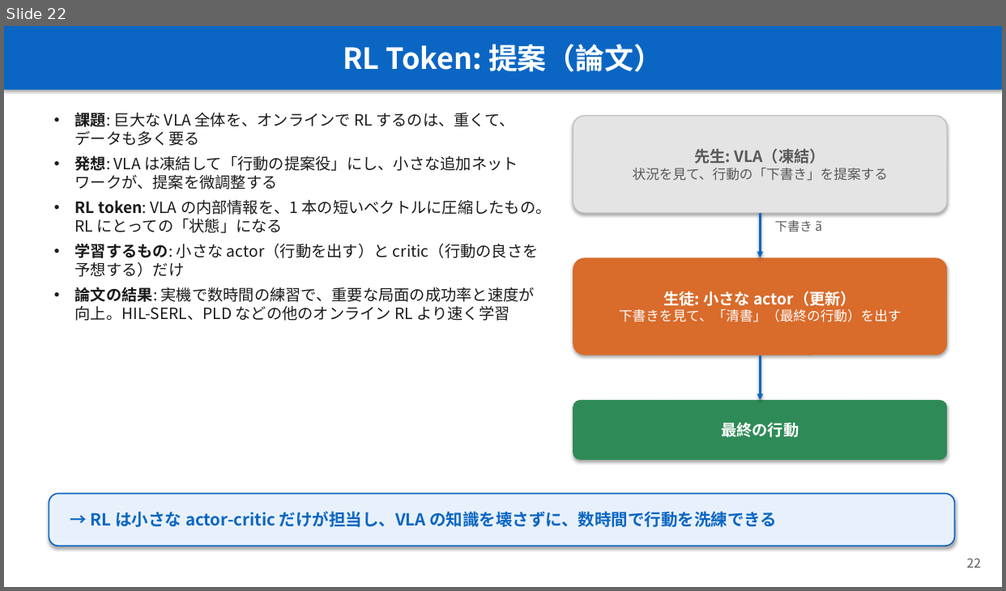
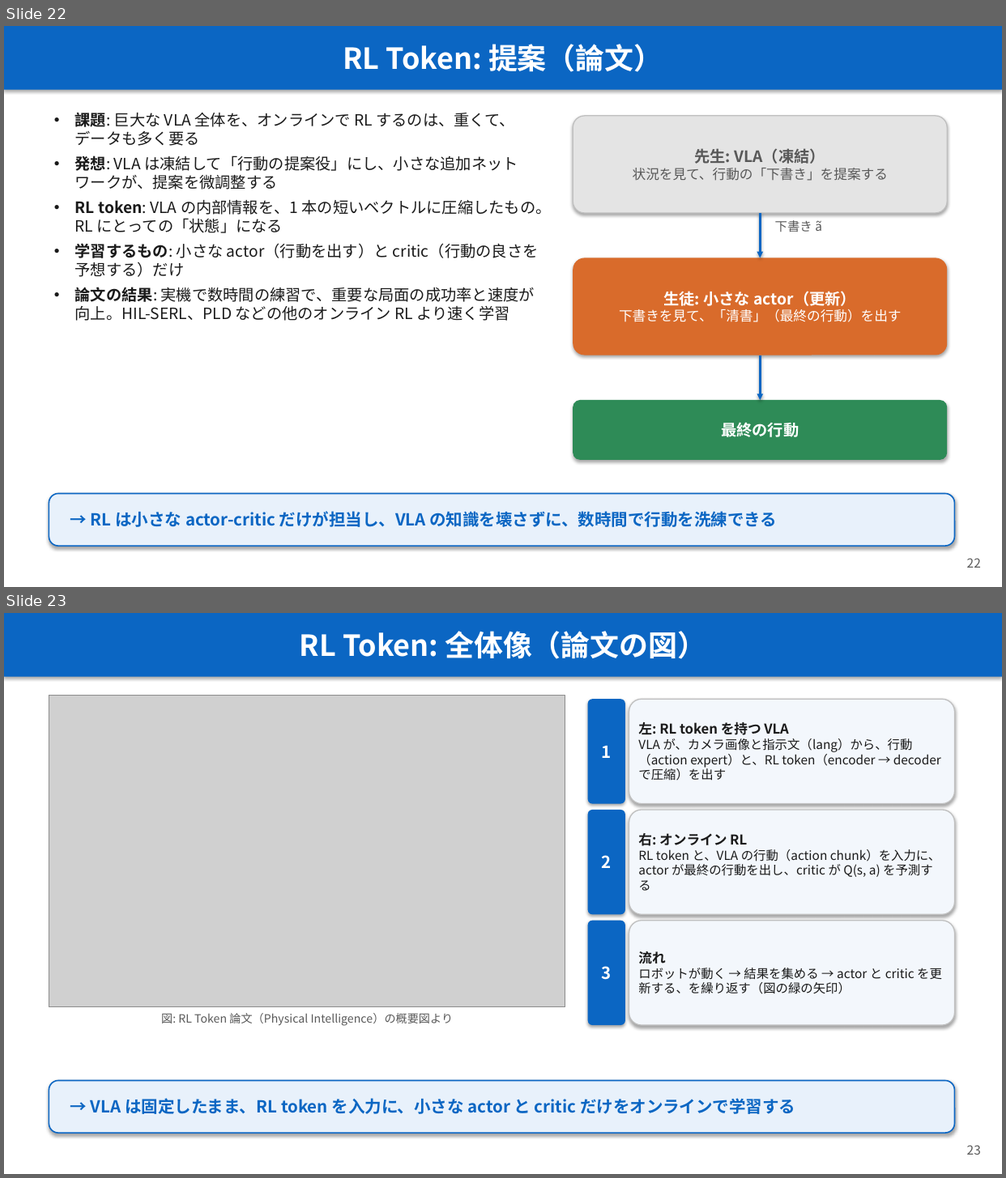
Before and after one commit to Junhand/libero_RL, a slide deck: docs/RECAP_STEAM_RLToken.pptx. Shown one above the other, each under a label of ours: slide 22 before the commit, slides 22 and 23 after it. The pictures are 1006x591 and 1006x1178 pixels, drawn with LibreOffice and Linux fonts; fonts in the diff are those of the drawing; grey boxes stand for pictures. Boxes give left, top, right and bottom in pixels: in the first picture for what was removed or moved away, otherwise in the second. Text is boxed around its words. In the diff, an @@ line names an element or a change of style, - is before the commit and + after.

```diff
--- a/docs/RECAP_STEAM_RLToken.pptx
+++ b/docs/RECAP_STEAM_RLToken.pptx
@@ slide 23 added at <box>4,613,1002,1174</box>, background #FFFFFF @@
@@ rectangle added at <box>4,613,1002,677</box>, fill #0B66C3, 28 pt, text #FFFFFF, bold @@
+RL Token: 全体像（論文の図）
@@ picture added at <box>49,696,565,1007</box> @@
@@ rounded rectangle added at <box>588,699,625,804</box>, fill #0B66C3, 16 pt, text #FFFFFF, bold @@
+1
@@ rounded rectangle added at <box>629,699,955,804</box>, fill #F3F7FC, outline #BFBFBF 1 pt, 12 pt, text #1A1A1A @@
+左: RL token を持つ VLA
+VLA が、カメラ画像と指示文（lang）から、行動（action expert）と、RL token（encoder → decoder で圧縮）を出す
@@ rounded rectangle added at <box>588,810,625,914</box>, fill #0B66C3, 16 pt, text #FFFFFF, bold @@
+2
@@ rounded rectangle added at <box>629,810,955,914</box>, fill #F3F7FC, outline #BFBFBF 1 pt, 12 pt, text #1A1A1A @@
+右: オンライン RL
+RL token と、VLA の行動（action chunk）を入力に、actor が最終の行動を出し、critic が Q(s, a) を予測する
@@ rounded rectangle added at <box>588,921,625,1025</box>, fill #0B66C3, 16 pt, text #FFFFFF, bold @@
+3
@@ rounded rectangle added at <box>629,921,955,1025</box>, fill #F3F7FC, outline #BFBFBF 1 pt, 12 pt, text #1A1A1A @@
+流れ
+ロボットが動く → 結果を集める → actor と critic を更新する、を繰り返す（図の緑の矢印）
@@ text added at <box>161,1013,454,1026</box>, 11 pt, text #595959 @@
+図: RL Token 論文（Physical Intelligence）の概要図より
@@ rounded rectangle added at <box>49,1081,955,1133</box>, fill #E8F1FB, outline #0B66C3 1.25 pt, 16 pt, text #0B66C3, bold @@
+→ VLA は固定したまま、RL token を入力に、小さな actor と critic だけをオンラインで学習する
@@ text added at <box>967,1145,981,1155</box>, 12 pt, text #595959 @@
+23
```
Also in this commit, not shown: 11 slides changed, 2 other files.
